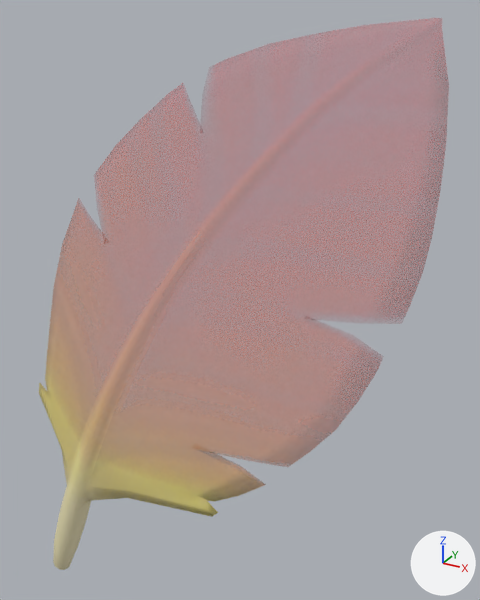
A saved change to the FBX model Resources/Meshes/NonAnim/Item_RocsFeather/RocsFeather.fbx.
Before and after are seen from a camera (50 mm lens) standing at (0.00342, -0.00492, 0.00341) and looking at (0.00039, 0.00058, 0.00066). Arrows for +X, +Y and +Z are at lower right; the lights stay in place. Where no turn or scale is listed for an object, it has been applied to the vertices.

Names of what the first picture shows: 'rocsFeather_low__MI_rocsFeather'.
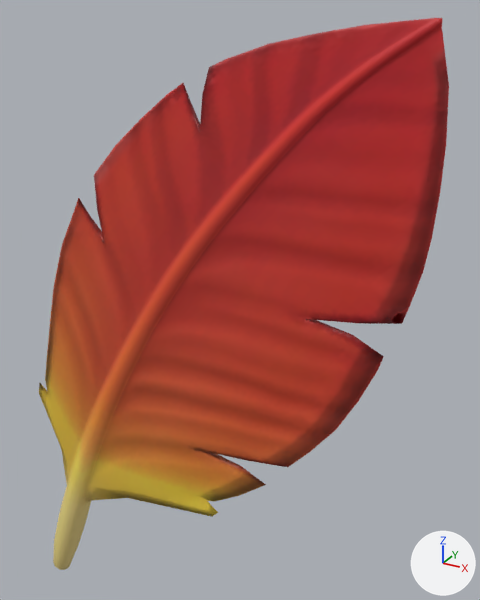
Where the change shows, as pixel boxes (x1, y1, x2, y2) in the pictures (480 x 600 px):
'rocsFeather_low__MI_rocsFeather', surface changed (yellow to brown)
    both: (39, 18, 449, 570)

What changed in the scene script:
```text
Change img_mi_rocsfeather_alb_png:
    img_mi_rocsfeather_alb_png: load_image('MI_rocsFeather_alb.png', 'MI_rocsFeather_alb.dds', 256, 256, 'Non-Color') -> load_image('MI_rocsFeather_alb.png', 'MI_rocsFeather_alb.dds', 256, 256, 'sRGB')
Add img_mi_rocsfeather_nml_dds:
    img_mi_rocsfeather_nml_dds = load_image('MI_rocsFeather_nml.dds', 'MI_rocsFeather_nml.dds', 256, 256, 'Non-Color')
Change mat_mi_rocsfeather:
    where n3 = _N.new('ShaderNodeTexImage'); n3.name = 'Image Texture.001'
    n3.image: img_mi_rocsfeather_alb_png -> img_mi_rocsfeather_nml_dds
    add n4 = _N.new('ShaderNodeNormalMap'); n4.name = 'Normal Map'
    where n0 = _N.new('ShaderNodeBsdfPrincipled'); n0.name = 'Principled BSDF'
    remove _L.new(n3.outputs[0], n0.inputs[4])  # 'Color' to 'Alpha'
    add _L.new(n3.outputs[0], n4.inputs[1])  # 'Color' to 'Color'
    add _L.new(n4.outputs[0], n0.inputs[5])  # 'Normal' to 'Normal'
```
